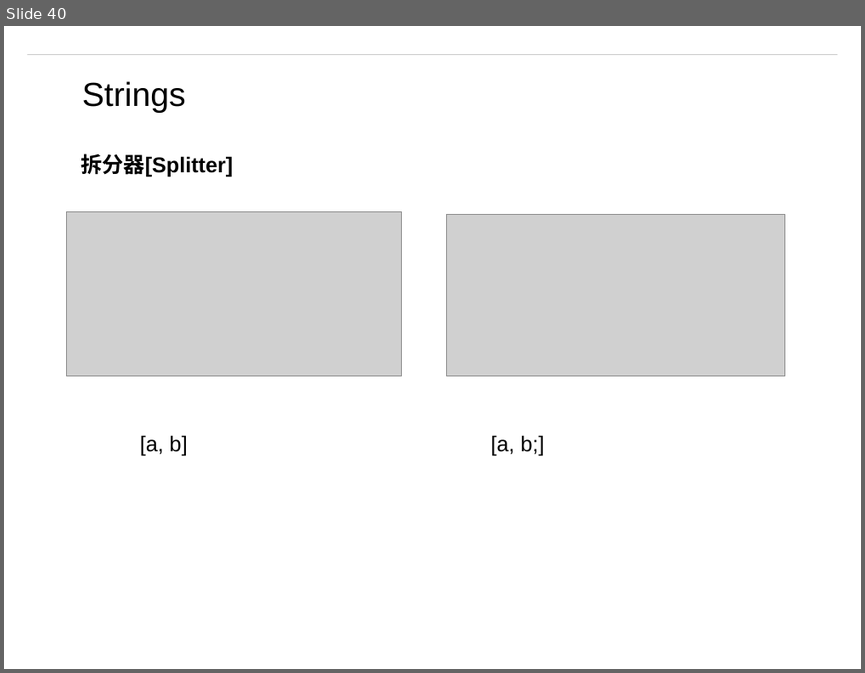
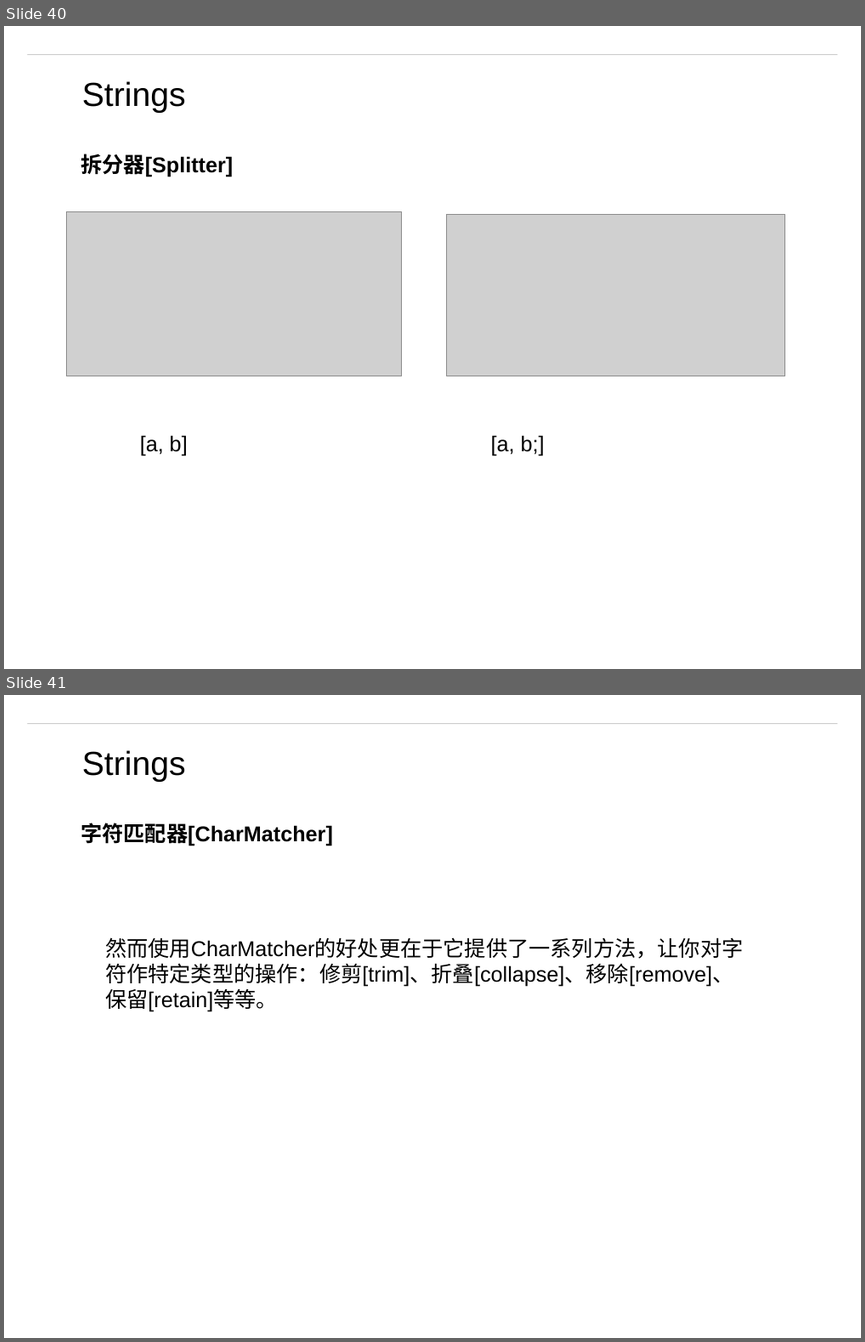
Before and after one commit to matt19870107/Guava, a slide deck: Guava.pptx. Shown one above the other, each under a label of ours: slide 40 before the commit, slides 40 and 41 after it. The pictures are 865x673 and 865x1342 pixels, drawn with LibreOffice and Linux fonts; fonts in the diff are those of the drawing; grey boxes stand for pictures; background and template pictures are left out. Boxes give left, top, right and bottom in pixels: in the first picture for what was removed or moved away, otherwise in the second. Text is boxed around its words. In the diff, an @@ line names an element or a change of style, - is before the commit and + after.

Commit message:
Strings

```diff
--- a/Guava.pptx
+++ b/Guava.pptx
@@ slide 41 added at (x1=4, y1=695, x2=861, y2=1338), background #FFFFFF; not listed: 1 template element that a slide beside it also shows @@
@@ text added at (x1=82, y1=750, x2=186, y2=782), 28 pt, text #000000 @@
+Strings
@@ text added at (x1=80, y1=823, x2=333, y2=846), 18 pt, text #000000, bold @@
+字符匹配器[CharMatcher]
@@ text added at (x1=105, y1=937, x2=743, y2=1012), 18 pt, text #000000 @@
+然而使用CharMatcher的好处更在于它提供了一系列方法，让你对字符作特定类型的操作：修剪[trim]、折叠[collapse]、移除[remove]、保留[retain]等等。
```
Also in this commit, not shown: 2 slides changed, 2 other slides added, 10 other files.
